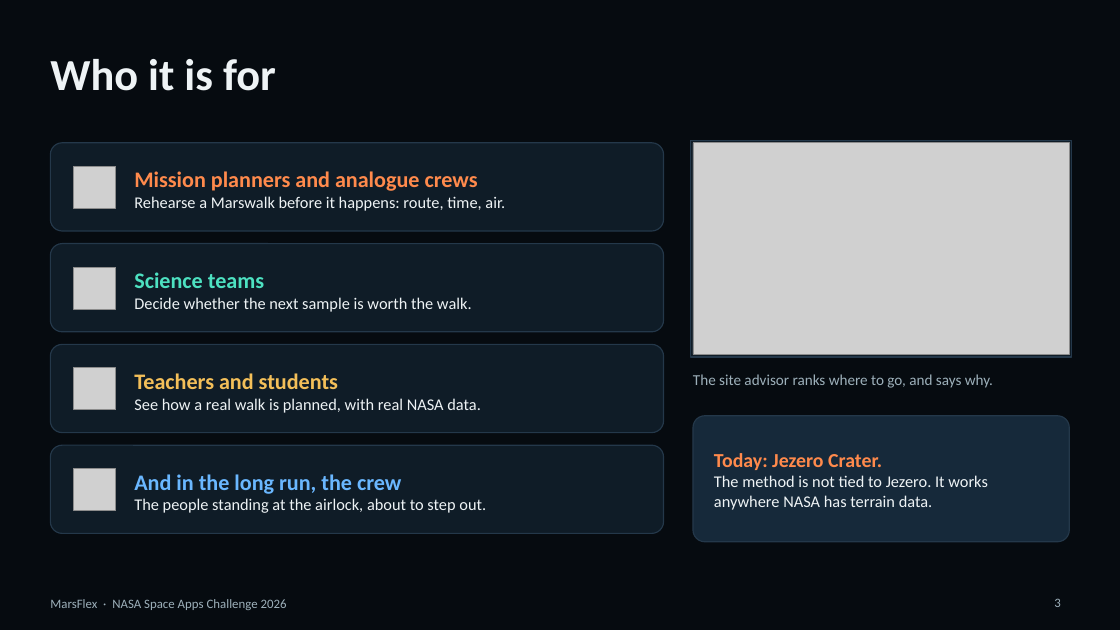
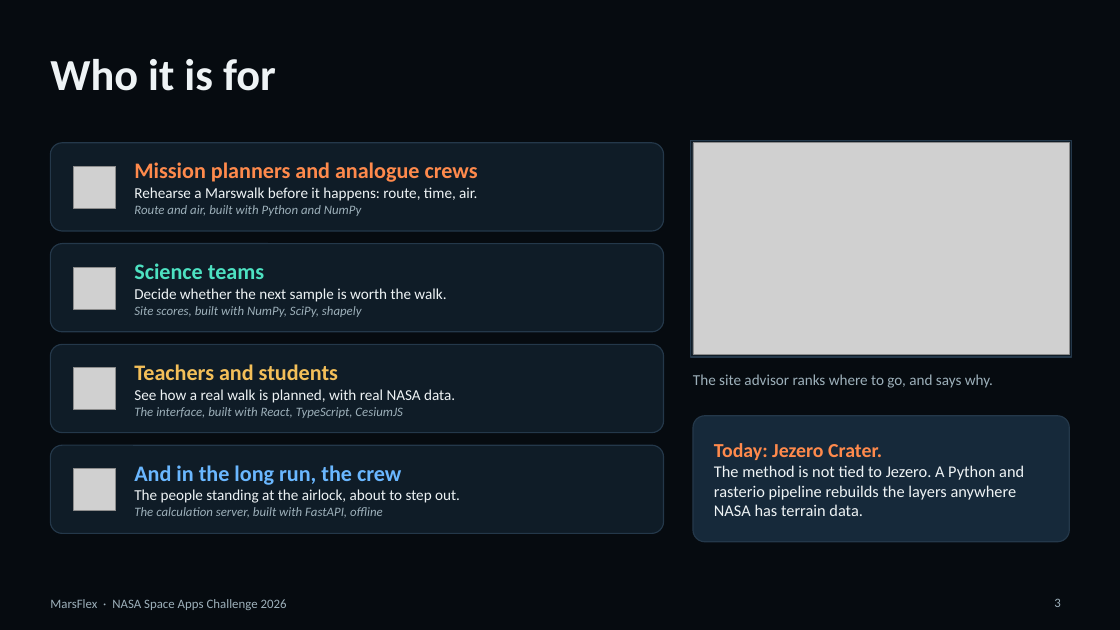
Before and after one commit to Humam-Taibeh/MarsFlex, a slide deck: slide 3 of docs/submission/presentation/MarsFlex_Presentation_4min.pptx. Drawn at 1120x630 pixels with LibreOffice and Linux fonts; fonts in the diff are those of the drawing; grey boxes stand for pictures. Boxes give left, top, right and bottom in pixels: in the first picture for what was removed or moved away, otherwise in the second. Text is boxed around its words. In the diff, an @@ line names an element or a change of style, - is before the commit and + after.

Commit message:
Spread the tools across the slides and the script, each named where its feature is mentioned

```diff
--- a/docs/submission/presentation/MarsFlex_Presentation_4min.pptx
+++ b/docs/submission/presentation/MarsFlex_Presentation_4min.pptx
@@ text at [134, 205, 362, 216]: paragraph added @@
+Route and air, built with Python and NumPy
@@ text at [134, 187, 477, 201]: size 14 to 13 pt in "Rehearse a Marswalk before it happens: route, ..." @@
@@ text at [134, 288, 446, 302]: size 14 to 13 pt in "Decide whether the next sample is worth ..." @@
@@ text at [134, 306, 362, 317]: paragraph added @@
+Site scores, built with NumPy, SciPy, shapely
@@ text at [134, 389, 455, 403]: size 14 to 13 pt in "See how a real walk is planned, ..." @@
@@ text at [134, 407, 402, 418]: paragraph added @@
+The interface, built with React, TypeScript, CesiumJS
@@ text at [714, 465, 1024, 516]: text changed @@
-The method is not tied to Jezero. It works anywhere NASA has terrain data.
+The method is not tied to Jezero. A Python and rasterio pipeline rebuilds the layers anywhere NASA has terrain data.
@@ text at [134, 507, 383, 517]: paragraph added @@
+The calculation server, built with FastAPI, offline
@@ text at [134, 489, 460, 503]: size 14 to 13 pt in "The people standing at the airlock, about ..." @@
```
Also in this commit, not shown: 3 other slides changed, 2 other files.
